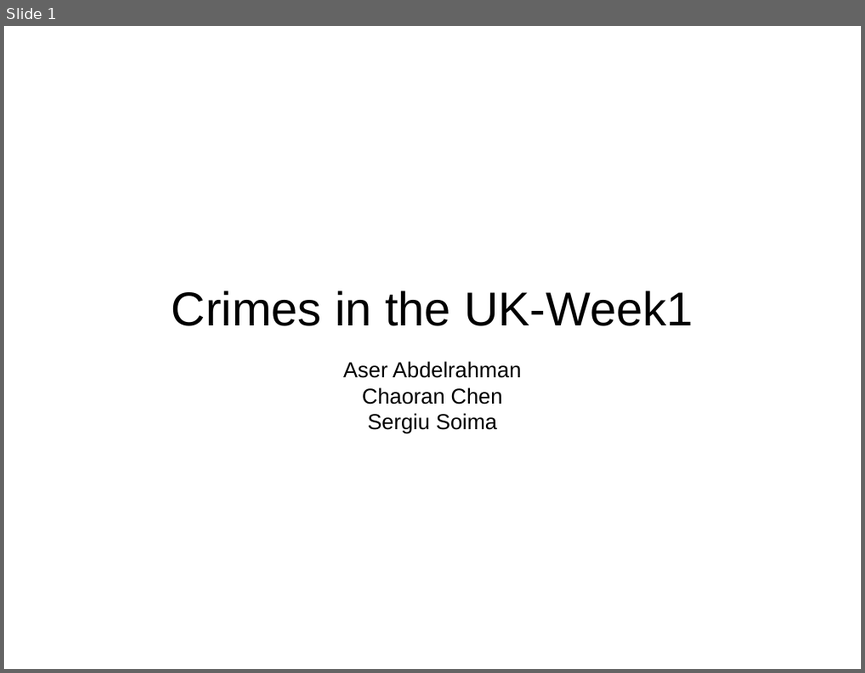
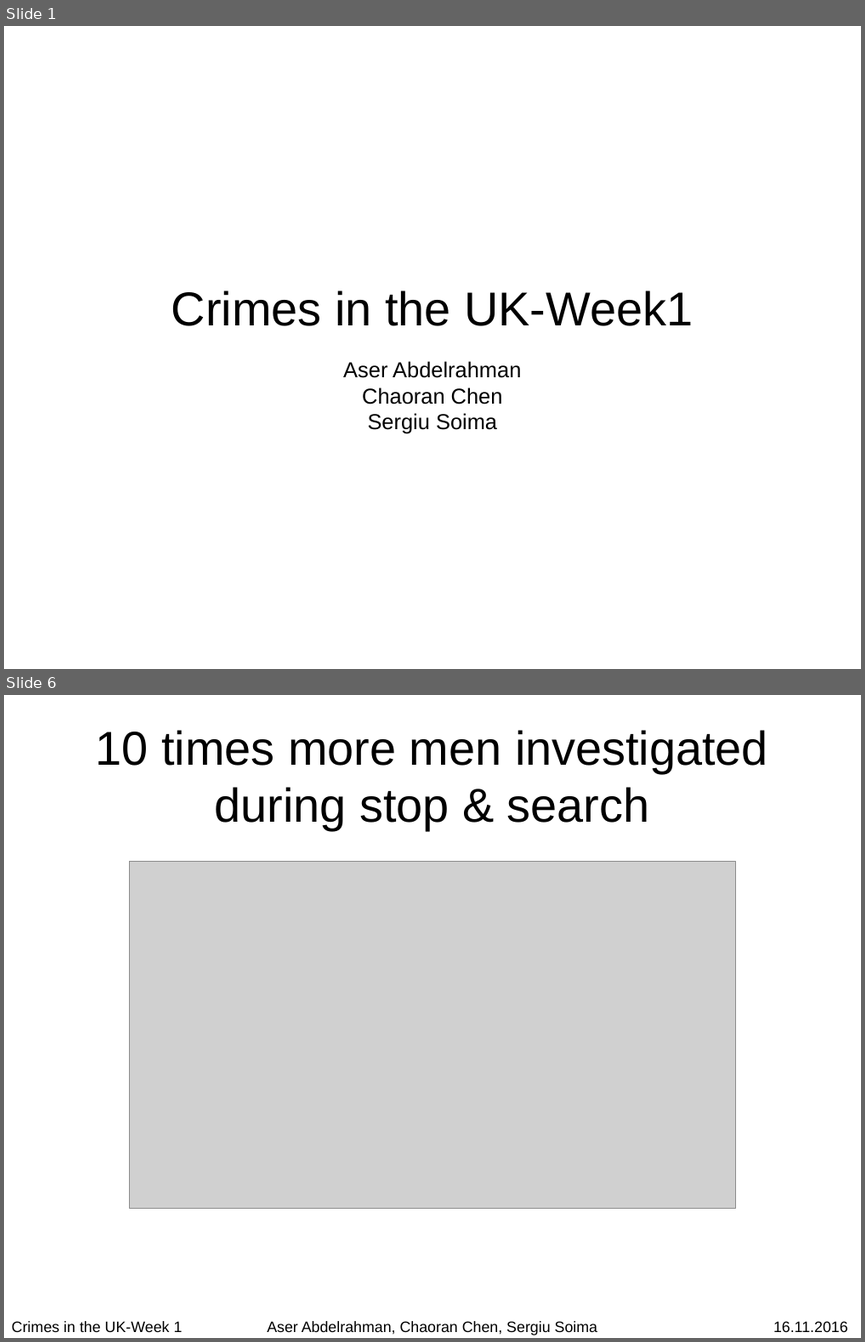
Before and after one commit to chaoran-chen/data-mining-lab-ws1617-crimes-in-uk, a slide deck: wiki/week-01/week-01-presentation.odp. Shown one above the other, each under a label of ours: slide 1 before the commit, slides 1 and 6 after it; the slides between them are not shown. The pictures are 865x673 and 865x1342 pixels, drawn with LibreOffice and Linux fonts; fonts in the diff are those of the drawing; grey boxes stand for pictures. Boxes give left, top, right and bottom in pixels: in the first picture for what was removed or moved away, otherwise in the second. Text is boxed around its words. In the diff, an @@ line names an element or a change of style, - is before the commit and + after.

```diff
--- a/wiki/week-01/week-01-presentation.odp
+++ b/wiki/week-01/week-01-presentation.odp
@@ slide 6 added at box(4, 695, 861, 1338), background #FFFFFF @@
@@ title added at box(96, 730, 768, 830), 44 pt, text #000000 @@
+10 times more men investigated during stop & search
@@ picture added at box(130, 862, 736, 1208) @@
@@ text added at box(12, 1321, 182, 1332), 14 pt, text #000000 @@
+Crimes in the UK-Week 1
@@ text added at box(267, 1321, 597, 1335), 14 pt, text #000000 @@
+Aser Abdelrahman, Chaoran Chen, Sergiu Soima
@@ text added at box(773, 1321, 848, 1332), 14 pt, text #000000 @@
+16.11.2016
```
Also in this commit, not shown: 1 slide changed, 5 other slides added.
